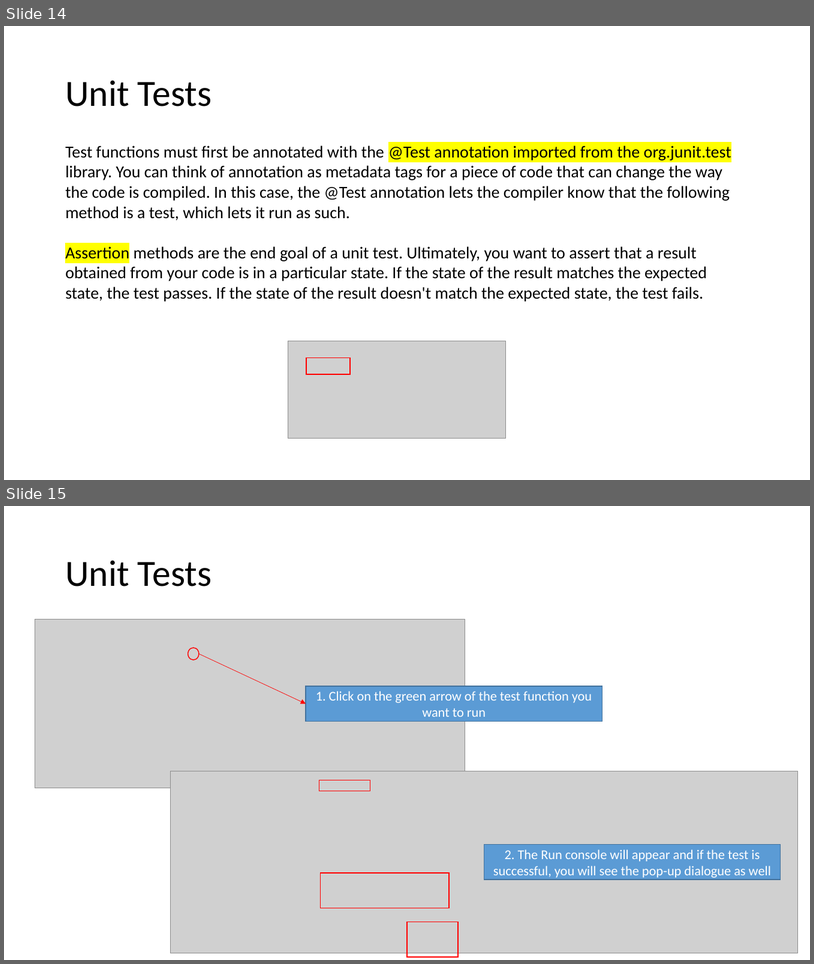
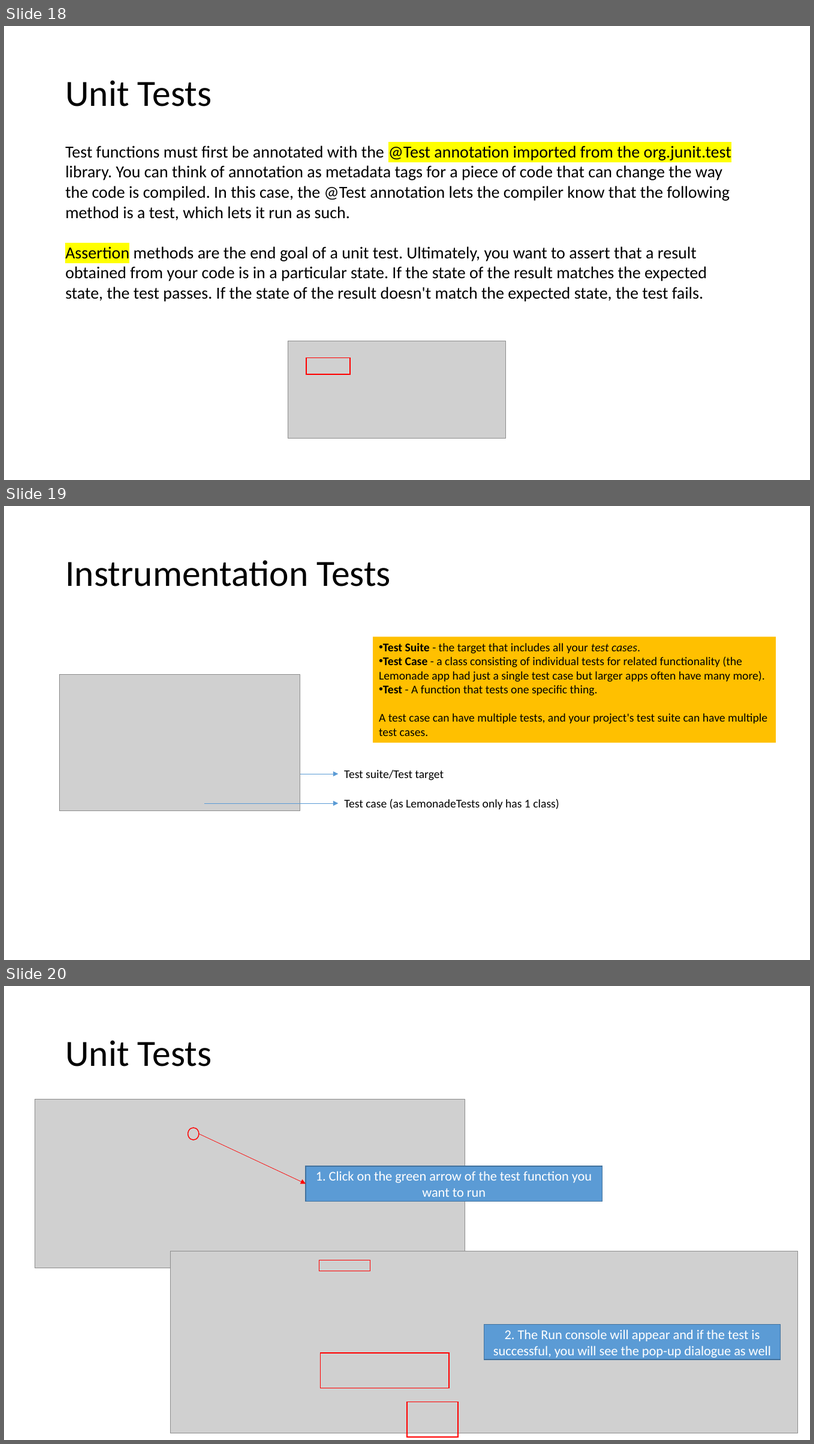
Before and after one commit to joellecorliss/Associate-Android-Developer, a slide deck: Android Basics in Kotlin.pptx. Shown one above the other, each under a label of ours: slides 14 and 15 before the commit, slides 18, 19 and 20 after it. The pictures are 814x964 and 814x1444 pixels, drawn with LibreOffice and Linux fonts; fonts in the diff are those of the drawing; grey boxes stand for pictures. Boxes give left, top, right and bottom in pixels: in the first picture for what was removed or moved away, otherwise in the second. Text is boxed around its words. In the diff, an @@ line names an element or a change of style, - is before the commit and + after.

```diff
--- a/Android Basics in Kotlin.pptx
+++ b/Android Basics in Kotlin.pptx
@@ slide 19 added at (x1=4, y1=506, x2=810, y2=960), background #FFFFFF @@
@@ title added at (x1=65, y1=560, x2=391, y2=586), 44 pt, text #000000 @@
+Instrumentation Tests
@@ rectangle added at (x1=373, y1=637, x2=776, y2=742), fill #FFC000, 14 pt, text #000000 @@
+• Test Suite - the target that includes all your test cases.
+• Test Case - a class consisting of individual tests for related functionality (the Lemonade app had just a single test case but larger apps often have many more).
+• Test - A function that tests one specific thing.
+A test case can have multiple tests, and your project's test suite can have multiple test cases.
@@ picture added at (x1=60, y1=674, x2=300, y2=810) @@
@@ arrow added from (300, 774) to (339, 774), #5B9BD5 0.5 pt @@
@@ text added at (x1=344, y1=769, x2=444, y2=780), 14 pt, text #000000 @@
+Test suite/Test target
@@ arrow added from (204, 803) to (339, 803), #5B9BD5 0.5 pt @@
@@ text added at (x1=344, y1=799, x2=559, y2=809), 14 pt, text #000000 @@
+Test case (as LemonadeTests only has 1 class)
@@ what was slide 14 is now slide 18 @@
@@ what was slide 15 is now slide 20 @@
```
Also in this commit, not shown: 4 slides changed, 4 other slides added.
